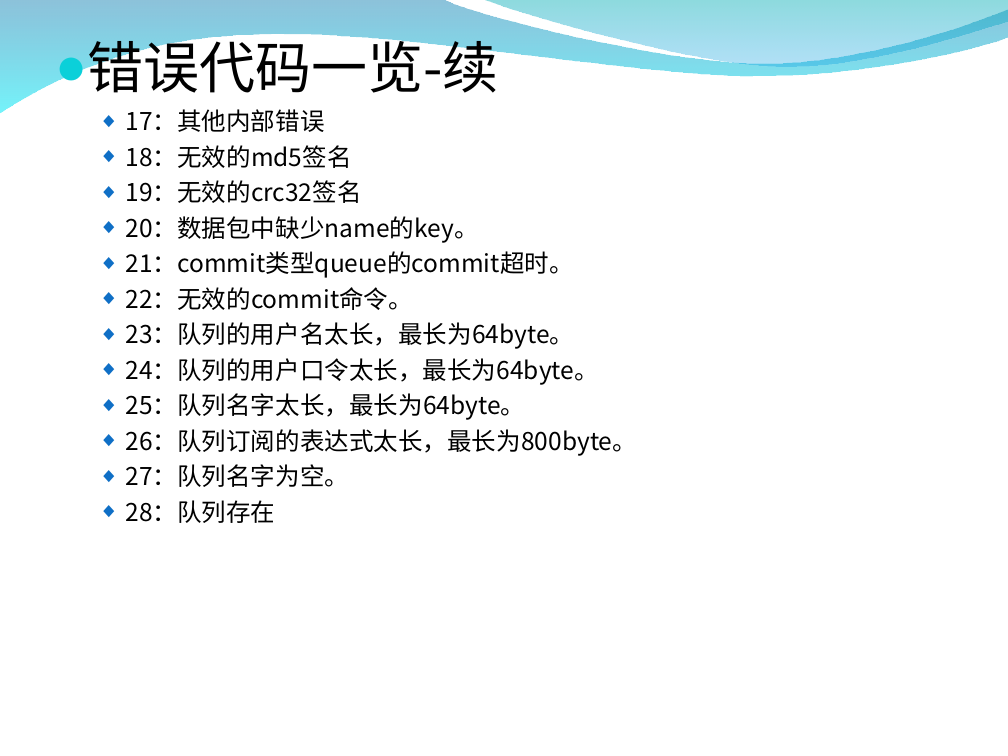
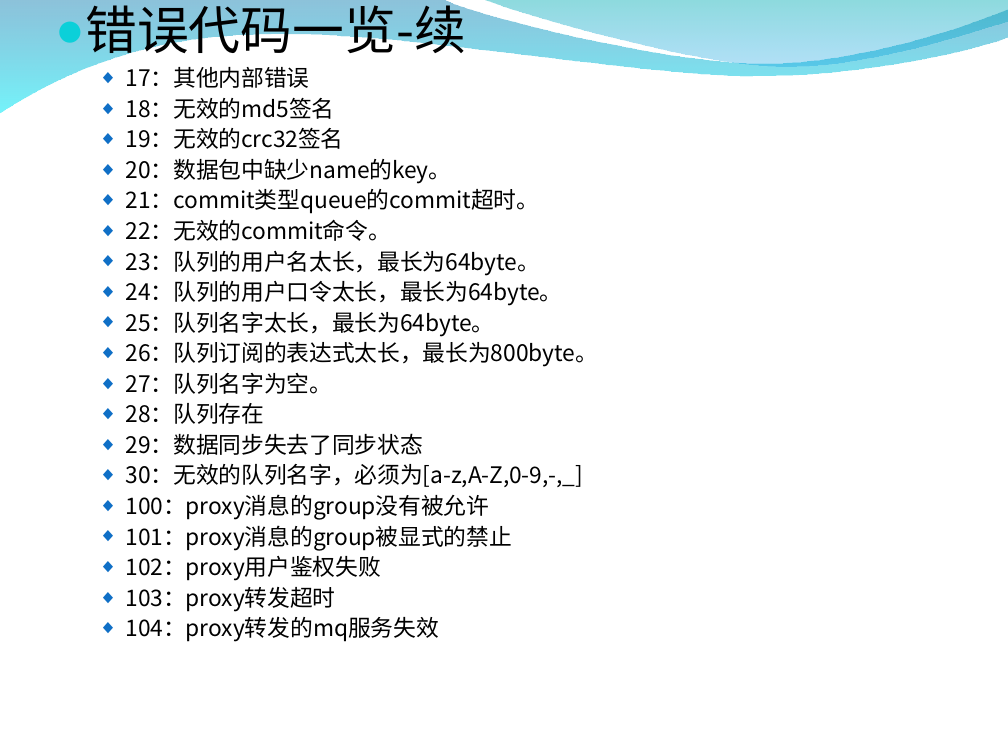
Before and after one commit to zxf1864/cwinux-mq, a slide deck: slide 25 of mq/doc/mq_introduce.ppt. Drawn at 1008x756 pixels with LibreOffice and Linux fonts; fonts in the diff are those of the drawing; background and template pictures are left out. Boxes give left, top, right and bottom in pixels: in the first picture for what was removed or moved away, otherwise in the second. Text is boxed around its words. In the diff, an @@ line names an element or a change of style, - is before the commit and + after.

```diff
--- a/mq/doc/mq_introduce.ppt
+++ b/mq/doc/mq_introduce.ppt
@@ text "错误代码一览-续": place and size @@
-text "错误代码一览-续" at [87, 32, 638, 523]
+text "错误代码一览-续" at [85, 0, 598, 642]
@@ text at [85, 0, 598, 424]: size 32 to 29.6 pt in "错误代码一览-续"; size 14 to 12.9 pt in "17：其他内部错误", "18：无效的md5签名", "19：无效的crc32签名", "20：数据包中缺少name的key。" and 8 more places; line spacing 1 to 0.9 @@
@@ text at [126, 433, 584, 642]: paragraphs added @@
+  ◆ 29：数据同步失去了同步状态
+  ◆ 30：无效的队列名字，必须为[a-z,A-Z,0-9,-,_]
+  ◆ 100：proxy消息的group没有被允许
+  ◆ 101：proxy消息的group被显式的禁止
+  ◆ 102：proxy用户鉴权失败
+  ◆ 103：proxy转发超时
+  ◆ 104：proxy转发的mq服务失效
```
Also in this commit, not shown: 5 other slides changed.
